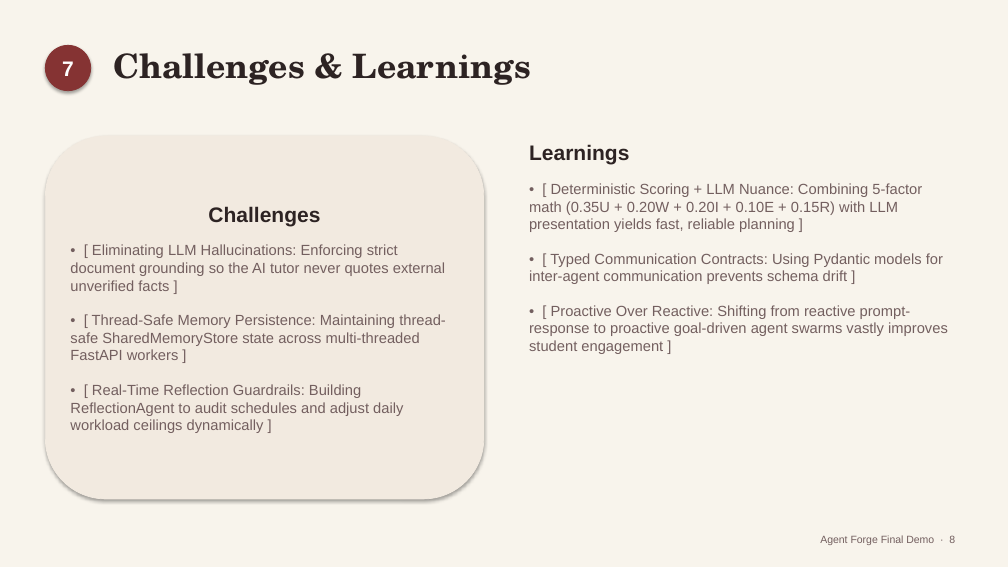
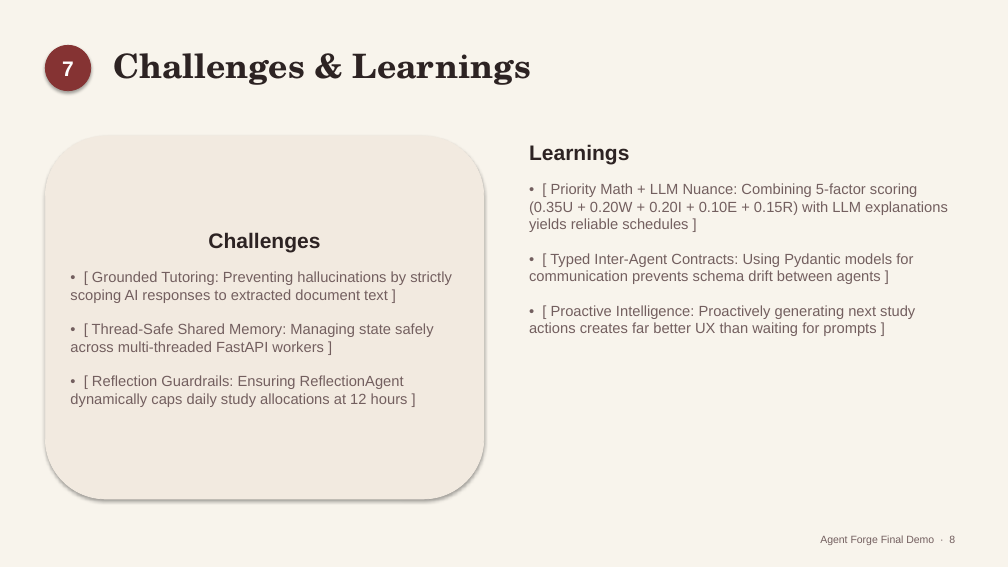
Before and after one commit to BoodiPuneethReddy/smart_remainder, a slide deck: slide 8 of Smart_Study_Reminder_AI_AMD_Hackathon.pptx. Drawn at 1008x567 pixels with LibreOffice and Linux fonts; fonts in the diff are those of the drawing. Boxes give left, top, right and bottom in pixels: in the first picture for what was removed or moved away, otherwise in the second. Text is boxed around its words. In the diff, an @@ line names an element or a change of style, - is before the commit and + after.

Commit message:
feat(agentic): complete time-constraint reasoning & explainable multi-agent study workflow

```diff
--- a/Smart_Study_Reminder_AI_AMD_Hackathon.pptx
+++ b/Smart_Study_Reminder_AI_AMD_Hackathon.pptx
@@ text at <box>529,183,948,336</box>: text changed @@
-• [ Deterministic Scoring + LLM Nuance: Combining 5-factor math (0.35U + 0.20W + 0.20I + 0.10E + 0.15R) with LLM presentation yields fast, reliable planning ]
-• [ Typed Communication Contracts: Using Pydantic models for inter-agent communication prevents schema drift ]
-• [ Proactive Over Reactive: Shifting from reactive prompt-response to proactive goal-driven agent swarms vastly improves student engagement ]
+• [ Priority Math + LLM Nuance: Combining 5-factor scoring (0.35U + 0.20W + 0.20I + 0.10E + 0.15R) with LLM explanations yields reliable schedules ]
+• [ Typed Inter-Agent Contracts: Using Pydantic models for communication prevents schema drift between agents ]
+• [ Proactive Intelligence: Proactively generating next study actions creates far better UX than waiting for prompts ]
@@ text in rounded rectangle at <box>70,271,452,407</box>: text changed @@
-• [ Eliminating LLM Hallucinations: Enforcing strict document grounding so the AI tutor never quotes external unverified facts ]
-• [ Thread-Safe Memory Persistence: Maintaining thread-safe SharedMemoryStore state across multi-threaded FastAPI workers ]
-• [ Real-Time Reflection Guardrails: Building ReflectionAgent to audit schedules and adjust daily workload ceilings dynamically ]
+• [ Grounded Tutoring: Preventing hallucinations by strictly scoping AI responses to extracted document text ]
+• [ Thread-Safe Shared Memory: Managing state safely across multi-threaded FastAPI workers ]
+• [ Reflection Guardrails: Ensuring ReflectionAgent dynamically caps daily study allocations at 12 hours ]
```
Also in this commit, not shown: 8 other slides changed, 3 other files.
